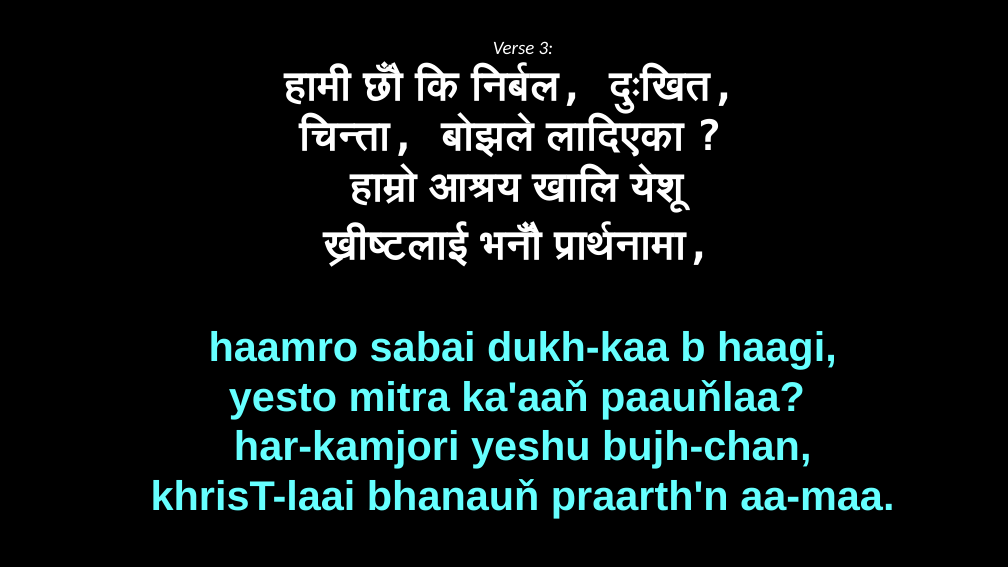
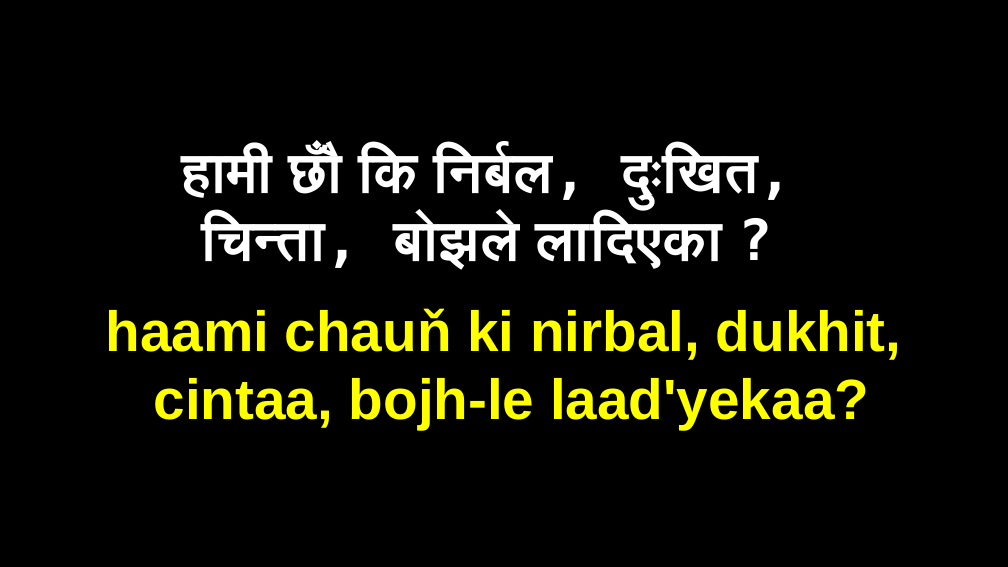
Before and after one commit to sujanay/Nepali-christian-songs-slides, a slide deck: slide 10 of Bhajan/B397 - येशू कस्तो प्यारो मित्र.pptx (slide 6 before the commit). Drawn at 1008x567 pixels with LibreOffice and Linux fonts; fonts in the diff are those of the drawing. Boxes give left, top, right and bottom in pixels: in the first picture for what was removed or moved away, otherwise in the second. Text is boxed around its words. In the diff, an @@ line names an element or a change of style, - is before the commit and + after.

```diff
--- a/Bhajan/B397 - येशू कस्तो प्यारो मित्र.pptx
+++ b/Bhajan/B397 - येशू कस्तो प्यारो मित्र.pptx
@@ text at bbox=[493, 41, 554, 54]: paragraph removed @@
-Verse 3:
@@ text "हामी छौँ कि निर्बल, दुःखित,": place and size @@
-text "हामी छौँ कि निर्बल, दुःखित," at bbox=[151, 41, 894, 518]
+text "हामी छौँ कि निर्बल, दुःखित," at bbox=[105, 148, 902, 429]
@@ text at bbox=[181, 148, 792, 270]: size 40 to 54 pt in "हामी छौँ कि निर्बल, दुःखित,", "चिन्ता, बोझले लादिएका ?" @@
@@ text at bbox=[105, 308, 902, 429]: text changed; size 39.5 to 54 pt; text colour #66FFFF to #FFFF00 @@
-हाम्रो आश्रय खालि येशू
-ख्रीष्टलाई भनौँ प्रार्थनामा,
-haamro sabai dukh-kaa b haagi,
-yesto mitra ka'aaň paauňlaa?
-har-kamjori yeshu bujh-chan,
-khrisT-laai bhanauň praarth'n aa-maa.
+haami chauň ki nirbal, dukhit,
+cintaa, bojh-le laad'yekaa?
```
Also in this commit, not shown: 5 other slides changed, 6 slides added, 2 other files.
